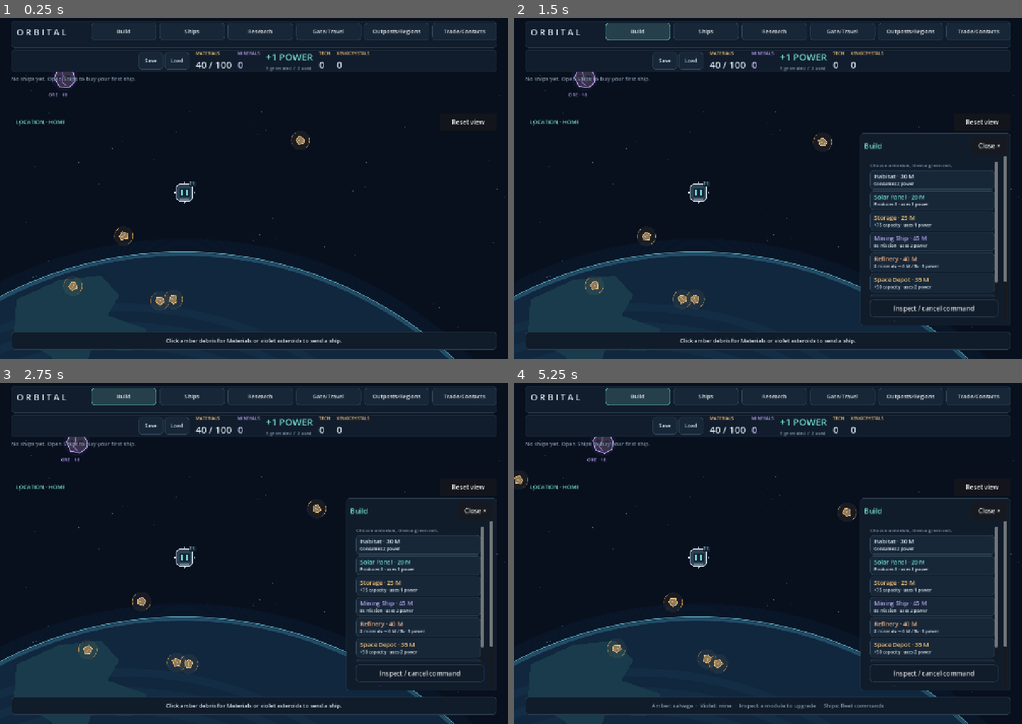
Above: before the commit, frames 1-4 (two rows, left to right).
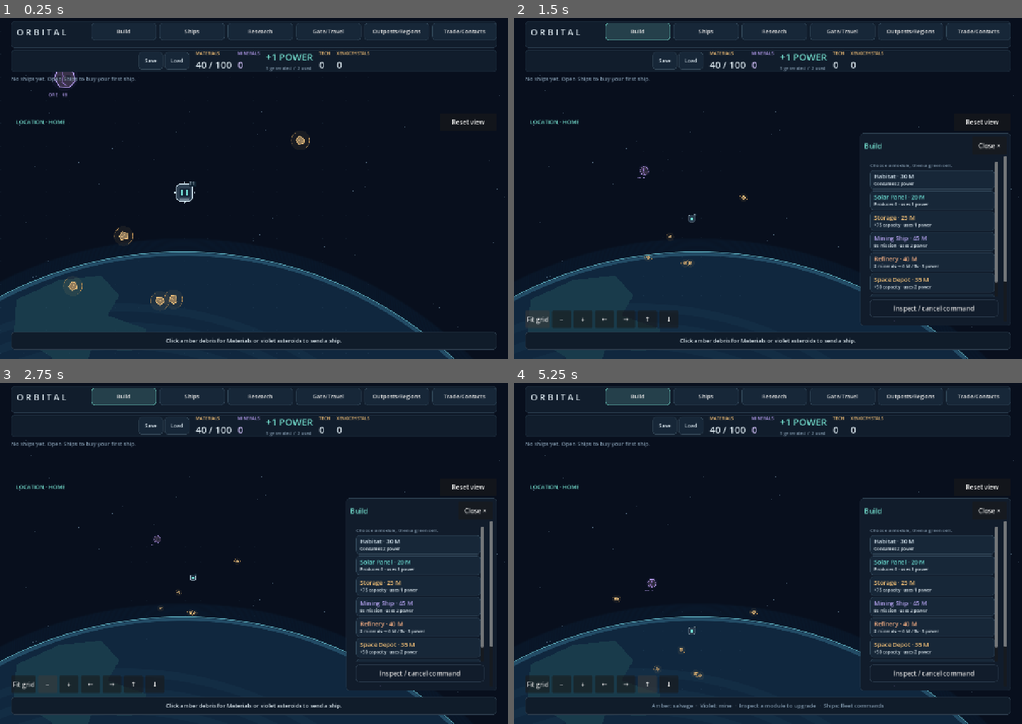
Above: after the commit, the same moments.

Repository: pidiman/orbital
Game: Godot game, scene res://orbital.tscn
The game is run twice, just before and just after one commit, with the same random seed, the same clock (stepped at 60 frames per second) and the same inputs.
Inputs (mouse positions are in pixels of both pictures, inside the frame that each line leads up to):
- Up to frame 1 (0.25 s): no input
- Up to frame 2 (1.5 s): click "Build" at 0.5 s; click (539, 318) at 1.25 s, where only the run after the commit has a clickable "Fit grid"
- Up to frame 3 (2.75 s): click (45, 683) at 2 s, where only the run after the commit has a clickable "−"
- Up to frame 4 (5.25 s): click (585, 683) at 2.75 s, where only the run after the commit has a clickable "+"; click (605, 683) at 3.5 s, where only the run after the commit has a clickable "←"; click (625, 683) at 4.25 s, where only the run after the commit has a clickable "→"; click (646, 683) at 5 s, where only the run after the commit has a clickable "↑"

The runs differ from the first frame. In frame 2, 1.5% of the frame differs, in the area x 2-63%, y 15-91%; in frame 3, 1.4%; in frame 4, 1.7%, in the area x 0-68%, y 15-91%.

Commit message:
HUD: larger data-driven grid + clickable ship sprites (same menu as tray, additive)

Diff:
--- /dev/null
+++ b/data/station_grid.json
@@ -0,0 +1,4 @@
+{
+  "columns": 17,
+  "rows": 17
+}
--- a/scripts/hud.gd
+++ b/scripts/hud.gd
@@ -24,6 +24,8 @@
 var selected_ship_id: int = -1
 var context_gate: Button
 var station_view_button: Button
+var grid_controls: HBoxContainer
+var grid_buttons: Dictionary = {}
 var menu_buttons: Dictionary = {}
 var managed_panels: Array[PanelContainer] = []
 var panel_closes: Dictionary = {}
@@ -263,6 +265,7 @@
 	root.add_child(gate_panel)
 	_setup_menus()
 	_setup_ship_tray()
+	_setup_grid_controls()
 	if DevConfig.DEBUG_MODE:
 		dev_panel = preload("res://scripts/dev_panel.gd").new()
 		dev_panel.hud = self
@@ -343,6 +346,8 @@
 	floating.append({"label": label, "time": 0.0, "duration": 1.2})
 
 func _process(delta: float) -> void:
+	if is_instance_valid(grid_controls):
+		grid_controls.visible = fleet.regions.primary_station_visible() and (active_menu == "Build" or not selected.is_empty())
 	status_time -= delta
 	if status_time <= 0:
 		status_label.text = "Amber: salvage  ·  Violet: mine  ·  Inspect a module to upgrade  ·  Ships: fleet commands" if fleet.regions.primary_station_visible() else "Violet: mine  ·  Outposts/Regions: Scout / view region  ·  Station construction and salvage remain at Home"
@@ -943,3 +948,34 @@
 		if gate_panel.ship_picker.get_item_id(index) == selected_ship_id:
 			gate_panel.ship_picker.select(index)
 	gate_panel.refresh()
+
+func _setup_grid_controls() -> void:
+	grid_controls = HBoxContainer.new()
+	grid_controls.name = "GridViewControls"
+	grid_controls.add_theme_constant_override("separation", 6)
+	root.add_child(grid_controls)
+	for caption: String in ["Fit grid", "−", "+", "←", "→", "↑", "↓"]:
+		var button := Button.new()
+		button.text = caption
+		button.custom_minimum_size = Vector2(48, 44)
+		button.tooltip_text = "Change the view only; station positions stay fixed."
+		button.pressed.connect(_grid_action.bind(caption))
+		grid_controls.add_child(button)
+		grid_buttons[caption] = button
+	get_viewport().size_changed.connect(_layout_grid_controls)
+	_layout_grid_controls()
+	grid_controls.hide()
+
+func _layout_grid_controls() -> void:
+	grid_controls.position = Vector2(28, get_viewport().get_visible_rect().size.y - 122)
+
+func _grid_action(caption: String) -> void:
+	var camera: Camera2D = get_parent().ship_camera
+	match caption:
+		"Fit grid": camera.fit_grid()
+		"−": camera.zoom_view(1.0 / 1.25)
+		"+": camera.zoom_view(1.25)
+		"←": camera.pan_view(Vector2.LEFT)
+		"→": camera.pan_view(Vector2.RIGHT)
+		"↑": camera.pan_view(Vector2.UP)
+		"↓": camera.pan_view(Vector2.DOWN)
--- a/scripts/main.gd
+++ b/scripts/main.gd
@@ -86,6 +86,10 @@
 	hud.model = model
 	hud.fleet = fleet
 	add_child(hud)
+	var ship_interaction := preload("res://scripts/ship_interaction.gd").new()
+	ship_interaction.name = "ShipInteraction"
+	ship_interaction.game = self
+	add_child(ship_interaction)
 	supply.collection.notice.connect(hud.message)
 	hud.tool_selected.connect(_select_tool)
 	hud.ship_assignment_requested.connect(func(ship_id: int) -> void: asteroids.selected_ship = ship_id)
--- a/scripts/region_view.gd
+++ b/scripts/region_view.gd
@@ -22,7 +22,7 @@
 	if regions.primary_station_visible():
 		return
 	var area: Vector2 = get_viewport_rect().size
-	draw_set_transform(-get_canvas_transform().origin)
+	draw_set_transform_matrix(get_canvas_transform().affine_inverse())
 	var definition: Dictionary = regions.catalog[regions.current_region]
 	var planet: Dictionary = regions.planets[definition.planet]
 	draw_rect(Rect2(Vector2.ZERO, area), Color(planet.background))
--- a/scripts/ship_focus.gd
+++ b/scripts/ship_focus.gd
@@ -10,10 +10,12 @@
 
 func reset_view() -> void:
 	ship_id = -1
+	zoom = Vector2.ONE
 	position = get_viewport_rect().size * 0.5
 	force_update_scroll()
 
 func focus_ship(id: int) -> void:
+	zoom = Vector2.ONE
 	ship_id = id
 	focus_region = game.fleet.transport.location(id)
 	_update_focus()
@@ -35,3 +37,22 @@
 	if game.fleet.collection.jobs.has(id):
 		return game.get_node("MaterialShips").ship_position(id)
 	return game.asteroids.ship_position(id)
+
+func pan_view(direction: Vector2) -> void:
+	ship_id = -1
+	position += direction * 120.0 / zoom
+	force_update_scroll()
+
+func zoom_view(factor: float) -> void:
+	ship_id = -1
+	zoom = Vector2.ONE * clampf(zoom.x * factor, 0.15, 2.0)
+	force_update_scroll()
+
+func fit_grid() -> void:
+	ship_id = -1
+	var viewport_size: Vector2 = get_viewport_rect().size
+	var area := Rect2(28, 300, maxf(200, viewport_size.x - 440), maxf(160, viewport_size.y - 448))
+	var grid_size: Vector2 = Vector2(StationGeometry.grid_dimensions) * game.board.cell_size
+	zoom = Vector2.ONE * minf(area.size.x / grid_size.x, area.size.y / grid_size.y)
+	position = game.board.center + (viewport_size * 0.5 - area.get_center()) / zoom
+	force_update_scroll()
--- /dev/null
+++ b/scripts/ship_interaction.gd
@@ -0,0 +1,40 @@
+extends Node2D
+# Added after world fields: GUI gets first refusal, then ship sprites, then world
+# placement/salvage/mining. The tray and this adapter share HUD.select_ship().
+var game: Node2D
+const HIT_RADIUS: float = 22.0
+
+func _process(_delta: float) -> void:
+	queue_redraw()
+
+func hits_at(screen_point: Vector2) -> Array[int]:
+	var hits: Array[int] = []
+	for id: int in game.model.ships:
+		if game.fleet.transport.location(id) != game.fleet.regions.current_region:
+			continue
+		var point: Vector2 = get_canvas_transform() * game.ship_camera.ship_point(id)
+		if point.distance_to(screen_point) <= HIT_RADIUS:
+			hits.append(id)
+	hits.sort_custom(func(a: int, b: int) -> bool:
+		var first: Vector2 = get_canvas_transform() * game.ship_camera.ship_point(a)
+		var second: Vector2 = get_canvas_transform() * game.ship_camera.ship_point(b)
+		return first.distance_squared_to(screen_point) < second.distance_squared_to(screen_point))
+	return hits
+
+func _unhandled_input(event: InputEvent) -> void:
+	if not (event is InputEventMouseButton and event.pressed and event.button_index == MOUSE_BUTTON_LEFT): return
+	var hits: Array[int] = hits_at(event.position)
+	if hits.is_empty(): return
+	var id: int = hits[0]
+	# Overlapping transit sprites at the same gate are individually reachable.
+	if hits.size() > 1 and hits.has(game.hud.selected_ship_id):
+		id = hits[(hits.find(game.hud.selected_ship_id) + 1) % hits.size()]
+	game.hud.select_ship(id)
+	get_viewport().set_input_as_handled()
+
+func _draw() -> void:
+	var id: int = game.hud.selected_ship_id
+	if not game.model.ships.has(id) or game.fleet.transport.location(id) != game.fleet.regions.current_region: return
+	var point: Vector2 = game.ship_camera.ship_point(id)
+	var radius: float = HIT_RADIUS / game.ship_camera.zoom.x
+	draw_arc(point, radius, 0, TAU, 48, Color("72dbcb"), 2.0 / game.ship_camera.zoom.x, true)
--- a/scripts/space_backdrop.gd
+++ b/scripts/space_backdrop.gd
@@ -30,4 +30,4 @@
 
 func _process(_delta: float) -> void:
 	# Sky remains viewport-filling while the world camera pans.
-	position = -get_viewport().get_canvas_transform().origin
+	transform = get_viewport().get_canvas_transform().affine_inverse()
--- a/scripts/station_board.gd
+++ b/scripts/station_board.gd
@@ -5,16 +5,18 @@
 var model: StationModel
 var selected: String = ""
 var inspected_position: Vector2 = Vector2.INF
-const GRID_RADIUS: int = 4
+var grid_radius: Vector2i = Geometry.grid_radius()
 var snap_enabled: bool = true
 var snap_spacing: float = Geometry.MODULE_SIZE
 var cell_size: float = 55.0
 var center: Vector2 = Vector2.ZERO
 var hover_cell: Vector2i = Vector2i(99, 99)
 var pulses: Array[Dictionary] = []
+var placement_cache: Array[Vector2i] = []
+var placement_cache_key: String = ""
 
 func _ready() -> void:
-	model.changed.connect(queue_redraw)
+	model.changed.connect(_invalidate_placement_cache)
 	model.module_built.connect(_on_built)
 	get_viewport().size_changed.connect(_layout)
 	_layout()
@@ -55,21 +57,20 @@
 
 func _draw() -> void:
 	var grid_color := Color(0.39, 0.57, 0.68, 0.10 if selected.is_empty() else 0.21)
-	var edge: float = (GRID_RADIUS + 0.5) * cell_size
-	for x in range(-4, 5):
-		for y in range(-4, 5):
-			var point := cell_position(Vector2i(x, y))
-			draw_circle(point, 1.2, grid_color)
+	var edge: Vector2 = (Vector2(grid_radius) + Vector2.ONE * 0.5) * cell_size
+	for x in range(-grid_radius.x, grid_radius.x + 1):
+		for y in range(-grid_radius.y, grid_radius.y + 1):
+			draw_circle(cell_position(Vector2i(x, y)), 1.2, grid_color)
 	if not selected.is_empty():
-		for i in range(10):
-			var offset: float = -edge + i * cell_size
-			draw_line(center + Vector2(offset, -edge), center + Vector2(offset, edge), grid_color, 1)
-			draw_line(center + Vector2(-edge, offset), center + Vector2(edge, offset), grid_color, 1)
-		for x in range(-4, 5):
-			for y in range(-4, 5):
-				var cell := Vector2i(x, y)
-				if model.placement_error(cell_to_world(cell) + snap_offset(), selected).is_empty():
-					draw_rect(Rect2(cell_position(cell) - Vector2.ONE * (cell_size / 2 - 3), Vector2.ONE * (cell_size - 6)), Color(0.3, 0.83, 0.73, 0.07))
+		for x in range(Geometry.grid_dimensions.x + 1):
+			var offset: float = -edge.x + x * cell_size
+			draw_line(center + Vector2(offset, -edge.y), center + Vector2(offset, edge.y), grid_color, 1)
+		for y in range(Geometry.grid_dimensions.y + 1):
+			var offset: float = -edge.y + y * cell_size
+			draw_line(center + Vector2(-edge.x, offset), center + Vector2(edge.x, offset), grid_color, 1)
+		_update_placement_cache()
+		for cell: Vector2i in placement_cache:
+			draw_rect(Rect2(cell_position(cell) - Vector2.ONE * (cell_size / 2 - 3), Vector2.ONE * (cell_size - 6)), Color(0.3, 0.83, 0.73, 0.07))
 	var positions: Array = model.modules.keys()
 	for index in range(positions.size()):
 		var world_position: Vector2 = positions[index]
@@ -86,7 +87,7 @@
 			draw_string(ThemeDB.fallback_font, point, "T%d" % model.tier_at(world_position), HORIZONTAL_ALIGNMENT_LEFT, -1, 10, Color("7ce8ce") if model.tier_at(world_position) > 1 else Color("a2b5c3"))
 	if model.modules.has(inspected_position):
 		draw_rect(screen_footprint(inspected_position, model.modules[inspected_position]), Color("88d9c6"), false, 1.5)
-	if not selected.is_empty() and absi(hover_cell.x) <= 4 and absi(hover_cell.y) <= 4:
+	if not selected.is_empty() and absi(hover_cell.x) <= grid_radius.x and absi(hover_cell.y) <= grid_radius.y:
 		var valid: bool = model.placement_error(placement_position(get_global_mouse_position()), selected).is_empty()
 		var color := Color("75e1c5") if valid else Color("ee8c86")
 		var rect := screen_footprint(placement_position(get_global_mouse_position()), selected)
@@ -129,3 +130,18 @@
 func screen_footprint(origin: Vector2, kind: String) -> Rect2:
 	var rect: Rect2 = model.footprint_rect(origin, kind)
 	return Rect2(world_to_screen(rect.position), rect.size * cell_size / Geometry.MODULE_SIZE).grow(-2)
+
+func _invalidate_placement_cache() -> void:
+	placement_cache_key = ""
+	queue_redraw()
+
+func _update_placement_cache() -> void:
+	var key: String = selected + str(snap_spacing) + str(snap_enabled)
+	if key == placement_cache_key: return
+	placement_cache_key = key
+	placement_cache.clear()
+	for x in range(-grid_radius.x, grid_radius.x + 1):
+		for y in range(-grid_radius.y, grid_radius.y + 1):
+			var cell := Vector2i(x, y)
+			if model.placement_error(cell_to_world(cell) + snap_offset(), selected).is_empty():
+				placement_cache.append(cell)
--- a/scripts/station_geometry.gd
+++ b/scripts/station_geometry.gd
@@ -2,8 +2,25 @@
 extends RefCounted
 
 const MODULE_SIZE: float = 58.0
-const BUILD_EXTENT: float = 232.0
 const EPSILON: float = 0.001
+# Odd dimensions preserve the original center and the complete legacy 9×9 area.
+static var grid_dimensions: Vector2i = _read_grid_dimensions()
+
+static func _read_grid_dimensions() -> Vector2i:
+	var parsed: Variant = JSON.parse_string(FileAccess.get_file_as_string("res://data/station_grid.json"))
+	if parsed is Dictionary:
+		var columns: int = int(parsed.get("columns", 0))
+		var rows: int = int(parsed.get("rows", 0))
+		if columns >= 9 and rows >= 9 and columns % 2 == 1 and rows % 2 == 1 and parsed.columns == columns and parsed.rows == rows:
+			return Vector2i(columns, rows)
+	push_warning("Invalid station_grid.json: use odd integer dimensions >= 9. Using 17×17.")
+	return Vector2i(17, 17)
+
+static func grid_radius() -> Vector2i:
+	return (grid_dimensions - Vector2i.ONE) / 2
+
+static func build_extent() -> Vector2:
+	return Vector2(grid_radius()) * MODULE_SIZE
 
 static func overlaps(a: Vector2, b: Vector2) -> bool:
 	var delta: Vector2 = (a - b).abs()
@@ -14,7 +31,8 @@
 	return (absf(delta.x - MODULE_SIZE) <= EPSILON and delta.y < MODULE_SIZE - EPSILON) or (absf(delta.y - MODULE_SIZE) <= EPSILON and delta.x < MODULE_SIZE - EPSILON)
 
 static func contains_center(point: Vector2) -> bool:
-	return point.is_finite() and absf(point.x) <= BUILD_EXTENT and absf(point.y) <= BUILD_EXTENT
+	var extent: Vector2 = build_extent()
+	return point.is_finite() and absf(point.x) <= extent.x and absf(point.y) <= extent.y
 
 static func touches_any(point: Vector2, positions: Array) -> bool:
 	for existing: Vector2 in positions:
--- /dev/null
+++ b/tests/grid_checks_runner.gd
@@ -0,0 +1,60 @@
+extends SceneTree
+const Fleet = preload("res://scripts/mining_fleet.gd")
+const Supply = preload("res://scripts/sector_supply.gd")
+const Store = preload("res://scripts/save_store.gd")
+var checks: Dictionary = {}
+
+func _initialize() -> void:
+	checks.data_dimensions = StationGeometry.grid_dimensions == Vector2i(17, 17)
+	# Generate a real v2 snapshot under the previous 9×9 bounds.
+	StationGeometry.grid_dimensions = Vector2i(9, 9)
+	var old := StationModel.new()
+	old.materials = 10000
+	for x in range(1, 5): old.build(Vector2(x * 58, 0), "solar")
+	old.build(Vector2(-58, 13.25), "storage") # Preserve continuous coordinates too.
+	var old_fleet := Fleet.new(old)
+	var old_supply := Supply.new(old, old_fleet)
+	var old_store := Store.new(old, old_fleet, old_supply)
+	old_store.path = "/tmp/orbital-legacy-grid-%d.json" % OS.get_process_id()
+	checks.old_v2_written = old_store.save_game().is_empty()
+	var snapshot: Dictionary = old_store.snapshot()
+	var old_modules: Dictionary = old.modules.duplicate(true)
+	var old_identities: Dictionary = old.locations.structures.duplicate(true)
+	StationGeometry.grid_dimensions = Vector2i(17, 17)
+	var model := StationModel.new()
+	var fleet := Fleet.new(model)
+	var supply := Supply.new(model, fleet)
+	var persistence := Store.new(model, fleet, supply)
+	persistence.enabled = true
+	persistence.path = old_store.path
+	checks.old_v2_loads = persistence.load_game().is_empty()
+	DirAccess.remove_absolute(old_store.path)
+	checks.exact_positions_and_ids = model.modules == old_modules and model.locations.structures == old_identities
+	checks.old_snapshot_exact = persistence.snapshot() == snapshot
+	for x in range(5, 9):
+		checks["build outer %d" % x] = model.build(Vector2(x * 58, 0), "solar").is_empty()
+	checks.boundary_inclusive = StationGeometry.contains_center(Vector2(464, -464))
+	checks.outside_rejected = model.placement_error(Vector2(522, 0), "solar").contains("entire footprint")
+	checks.positions_still_fixed = old_modules.keys().all(func(point: Vector2) -> bool: return model.modules.get(point) == old_modules[point])
+	model.build(Vector2(0, 58), "research_lab")
+	fleet.diplomacy.inventory.tech = 2
+	fleet.research.research("teleportation")
+	var gate := Vector2(435, 87)
+	checks.gate_outer_build = model.build(gate, "teleport_gate").is_empty()
+	checks.gate_four_reserved = model.footprint_points(gate, "teleport_gate").size() == 4
+	for point: Vector2 in model.footprint_points(gate, "teleport_gate"):
+		checks.gate_four_reserved = checks.gate_four_reserved and model.placement_error(point, "solar").contains("overlap")
+	checks.gate_edge_rejected = model.placement_error(Vector2(493, -87), "teleport_gate").contains("entire footprint")
+	var expanded: Dictionary = persistence.snapshot()
+	checks.expanded_v2_roundtrip = persistence.restore(expanded).is_empty() and persistence.snapshot() == expanded
+	checks.no_schema_change = snapshot.keys() == expanded.keys() and snapshot.extensions.keys() == expanded.extensions.keys()
+	checks.demolish_gate = model.demolish_module(gate).is_empty()
+	checks.freed_four_cells = model.placement_error(gate, "teleport_gate").is_empty()
+	StationGeometry.grid_dimensions = Vector2i(19, 11)
+	checks.rectangular_dimensions = StationGeometry.build_extent() == Vector2(522, 290) and StationGeometry.contains_center(Vector2(522, 290)) and not StationGeometry.contains_center(Vector2(0, 348))
+	StationGeometry.grid_dimensions = Vector2i(17, 17)
+	var failed: Array = []
+	for name: String in checks:
+		if not checks[name]: failed.append(name)
+	print("Grid checks: ", checks.size() - failed.size(), "/", checks.size(), "; failures: ", failed)
+	quit(0 if failed.is_empty() else 1)
--- /dev/null
+++ b/tests/grid_ship_map_playthrough.gd
@@ -0,0 +1,107 @@
+extends "res://tests/ship_tray_playthrough.gd"
+
+func _ready() -> void:
+	await settle(3)
+	game = get_tree().root.get_node("Orbital")
+	game.get_node("ResourceClock").set_process(false)
+	var hud = game.hud
+	game.model.materials = 10000
+	for x in range(1, 8): game.model.build(Vector2(x * 58, 0), "solar")
+	var original: Dictionary = game.model.modules.duplicate(true)
+	await use(hud.tool_buttons.solar)
+	await use(hud.grid_buttons["Fit grid"])
+	await click(game.get_viewport().get_canvas_transform() * game.board.world_to_screen(Vector2(464, 0)))
+	checks.outer_cell_ui_build = game.model.modules.get(Vector2(464, 0)) == "solar"
+	checks.existing_positions_fixed = original.keys().all(func(p: Vector2) -> bool: return game.model.modules.get(p) == original[p])
+	checks.grid_controls_clear_footer = hud.grid_controls.get_global_rect().end.y < hud.footer.position.y
+	var previous_zoom: Vector2 = game.ship_camera.zoom
+	await touch_at(hud.grid_buttons["+"].get_global_rect().get_center())
+	checks.touch_zoom = game.ship_camera.zoom.x > previous_zoom.x
+	var previous_position: Vector2 = game.ship_camera.position
+	await touch_at(hud.grid_buttons["→"].get_global_rect().get_center())
+	checks.touch_pan = game.ship_camera.position.x > previous_position.x
+	await use(hud.grid_buttons["Fit grid"])
+	save_frame("expanded_grid")
+	hud.close_panels()
+	game.model.build(Vector2(464, 58), "space_depot")
+	game.model.build(Vector2(0, 58), "research_lab")
+	game.fleet.diplomacy.inventory.tech = 2
+	game.fleet.research.research("teleportation")
+	game.model.build(Vector2(-87, -29), "teleport_gate")
+	game.fleet._discover_region("venus")
+	game.fleet.diplomacy.inventory.xenocrystal = 2
+	var ids: Dictionary = {}
+	for kind: String in game.model.ship_catalog:
+		await use(hud.ship_buttons[kind])
+		ids[kind] = game.model.next_ship_id
+	for id: int in game.model.ships:
+		await tile(id)
+		checks["tray %d" % id] = hud.selected_ship_id == id and centered(id)
+		hud.close_panels()
+		var before: Dictionary = game.persistence.snapshot()
+		await click(game.get_viewport().get_canvas_transform() * game.ship_camera.ship_point(id))
+		checks["map menu %d" % id] = hud.selected_ship_id == id and hud.ship_context.visible and hud.sell_buttons[id].is_visible_in_tree()
+		checks["shared selection %d" % id] = hud.ship_tiles[id].selected_ship and centered(id)
+		checks["view only %d" % id] = before == game.persistence.snapshot()
+		for capability: String in hud.capability_buttons[id]:
+			checks["map command %d %s" % [id, capability]] = hud.capability_buttons[id][capability].is_visible_in_tree()
+	checks.context_clear_footer = hud.ship_context.get_global_rect().end.y < hud.footer.position.y
+	hud.close_panels()
+	await touch_at(game.get_viewport().get_canvas_transform() * game.ship_camera.ship_point(ids.jump_ship))
+	checks.native_touch_map = hud.selected_ship_id == ids.jump_ship and hud.ship_context.visible
+	await use(hud.context_gate)
+	await use(hud.gate_panel.jump_button)
+	await tile(ids.jump_ship)
+	hud.close_panels()
+	await click(game.get_viewport().get_canvas_transform() * game.ship_camera.ship_point(ids.jump_ship))
+	checks.transit_map = hud.ship_context.visible and hud.context_detail.text.contains("In transit")
+	for i in range(10): game.fleet.transport.tick()
+	await tile(ids.jump_ship)
+	hud.close_panels()
+	await click(game.get_viewport().get_canvas_transform() * game.ship_camera.ship_point(ids.jump_ship))
+	checks.remote_map = hud.selected_ship_id == ids.jump_ship and hud.ship_context.visible and game.fleet.regions.current_region == "venus" and hud.capability_buttons[ids.jump_ship].founding.is_visible_in_tree()
+	save_frame("remote_map_selection")
+	await tile(ids.material_ship)
+	game.model.materials = 0
+	game.model.changed.emit()
+	await use(hud.capability_buttons[ids.material_ship].collection)
+	await tile(ids.material_ship)
+	hud.close_panels()
+	var hauling: Dictionary = game.persistence.snapshot()
+	await click(game.get_viewport().get_canvas_transform() * game.ship_camera.ship_point(ids.material_ship))
+	checks.active_collector_map = hud.ship_context.visible and game.persistence.snapshot() == hauling
+	for i in range(2400): game.supply.advance(0.05)
+	checks.outer_depot_collection = game.model.materials > 0
+	await tile(ids.miner)
+	await use(hud.capability_buttons[ids.miner].mining)
+	var target: int = game.asteroids.rocks.keys()[0]
+	game.ship_camera.ship_id = -1
+	game.ship_camera.position = game.asteroids.rocks[target].point
+	game.ship_camera.force_update_scroll()
+	await settle(2)
+	await click(game.get_viewport().get_canvas_transform() * game.asteroids.rocks[target].point)
+	checks.mining_assignment = game.fleet.jobs.has(ids.miner)
+	var minerals: int = game.model.minerals
+	for i in range(30): game.fleet.tick()
+	checks.mining_delivery = game.model.minerals > minerals
+	var test_path: String = "user://orbital-map-grid-%d.json" % OS.get_process_id()
+	game.persistence.path = test_path
+	game.persistence.enabled = true
+	checks.save_ok = game.persistence.save_game().is_empty()
+	var expected: Dictionary = game.persistence.snapshot()
+	checks.load_ok = game.persistence.load_game().is_empty() and game.persistence.snapshot() == expected
+	game.persistence.enabled = false
+	DirAccess.remove_absolute(ProjectSettings.globalize_path(test_path))
+	checks.only_2d = no_3d(game)
+	report("checks", checks)
+	finish()
+
+func touch_at(point: Vector2) -> void:
+	var event := InputEventScreenTouch.new()
+	event.position = get_viewport().get_final_transform() * point
+	event.pressed = true
+	Input.parse_input_event(event)
+	await settle(2)
+	event.pressed = false
+	Input.parse_input_event(event)
+	await settle(2)
--- a/tests/research_checks.gd
+++ b/tests/research_checks.gd
@@ -45,7 +45,7 @@
 	model.collect(100)
 	for point: Vector2 in model.footprint_points(gate, "teleport_gate"):
 		checks["occupied_" + str(point)] = model.placement_error(point, "solar").contains("overlap")
-	checks.bounds = model.placement_error(Vector2(232, 232), "teleport_gate").contains("entire footprint")
+	checks.bounds = model.placement_error(StationGeometry.build_extent(), "teleport_gate").contains("entire footprint")
 	checks.fractional_overlap = model.placement_error(gate + Vector2(0.25, 0.25), "storage").contains("overlap")
 	checks.insufficient_tech = fleet.research.research_error("teleportation").contains("already researched")
 	checks.unknown_region = not fleet.transport.jump(gate, trader, "venus").is_empty()
Not shown, added: scripts/ship_interaction.gd.uid
Not shown, added: tests/grid_checks_runner.gd.uid
Not shown, added: tests/grid_ship_map_playthrough.gd.uid
Not shown, changed: docs/hud-layout.md
Not shown, added: docs/station-grid.md
